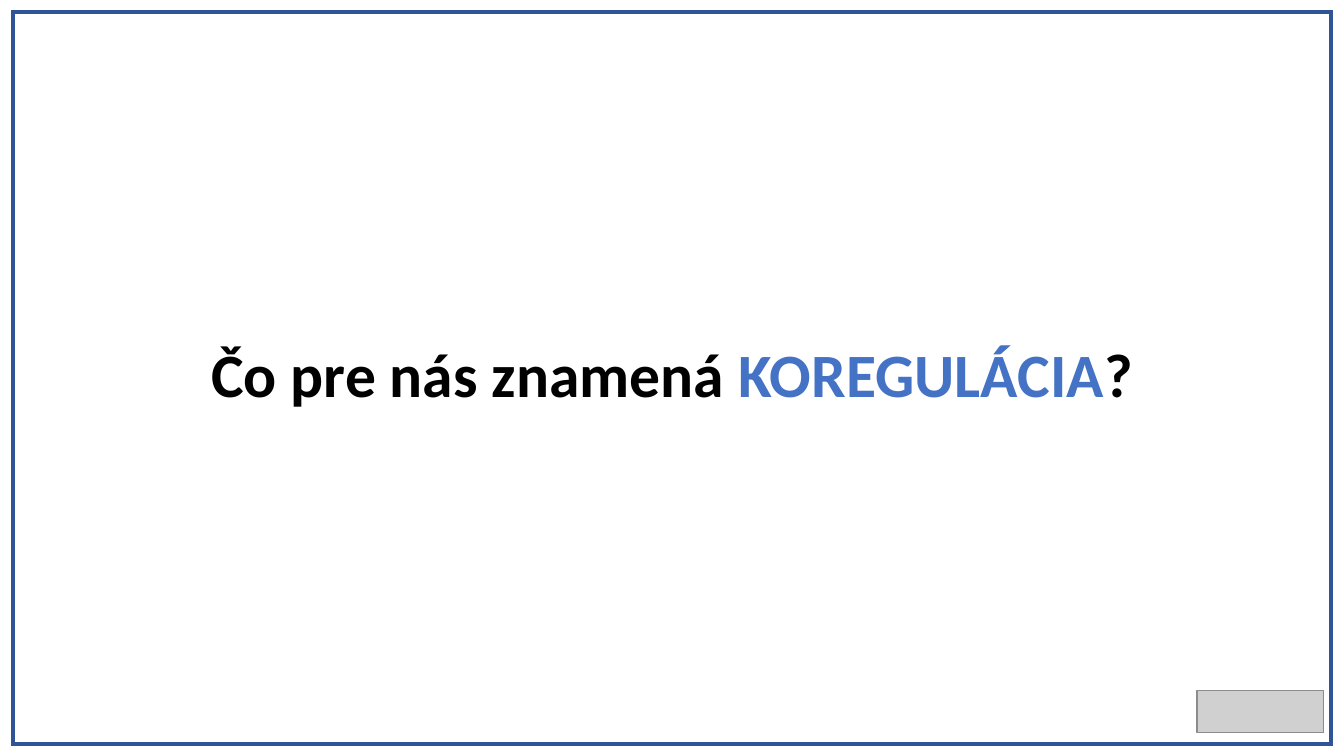
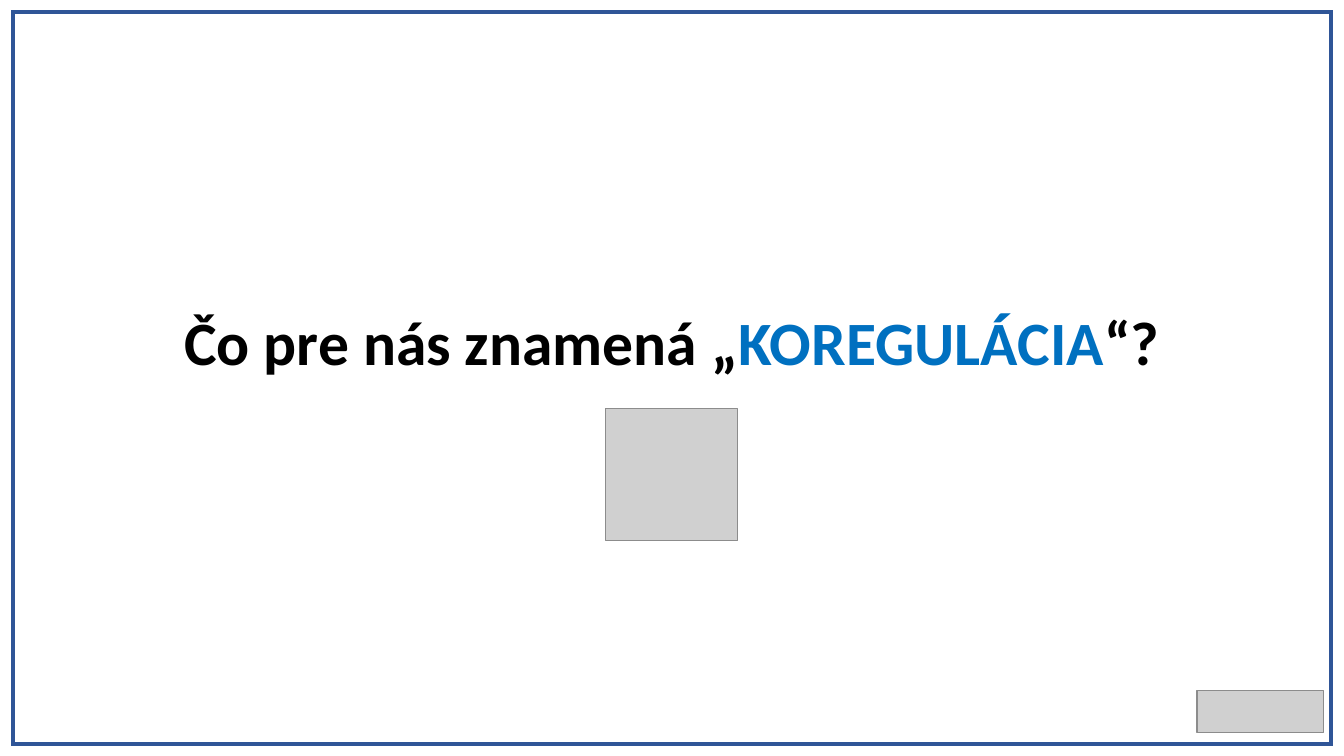
Before and after one commit to Realrio13/projekt, a slide deck: slide 9 of Prezentacia SPOJENA.pptx. Drawn at 1344x756 pixels with LibreOffice and Linux fonts; fonts in the diff are those of the drawing; grey boxes stand for pictures. Boxes give left, top, right and bottom in pixels: in the first picture for what was removed or moved away, otherwise in the second. Text is boxed around its words. In the diff, an @@ line names an element or a change of style, - is before the commit and + after.

```diff
--- a/Prezentacia SPOJENA.pptx
+++ b/Prezentacia SPOJENA.pptx
@@ title at [184, 314, 1159, 375]: text changed @@
-Čo pre nás znamená KOREGULÁCIA?
+Čo pre nás znamená „KOREGULÁCIA“?
@@ picture added at [606, 409, 738, 541] @@
```
Also in this commit, not shown: 12 other slides changed.
